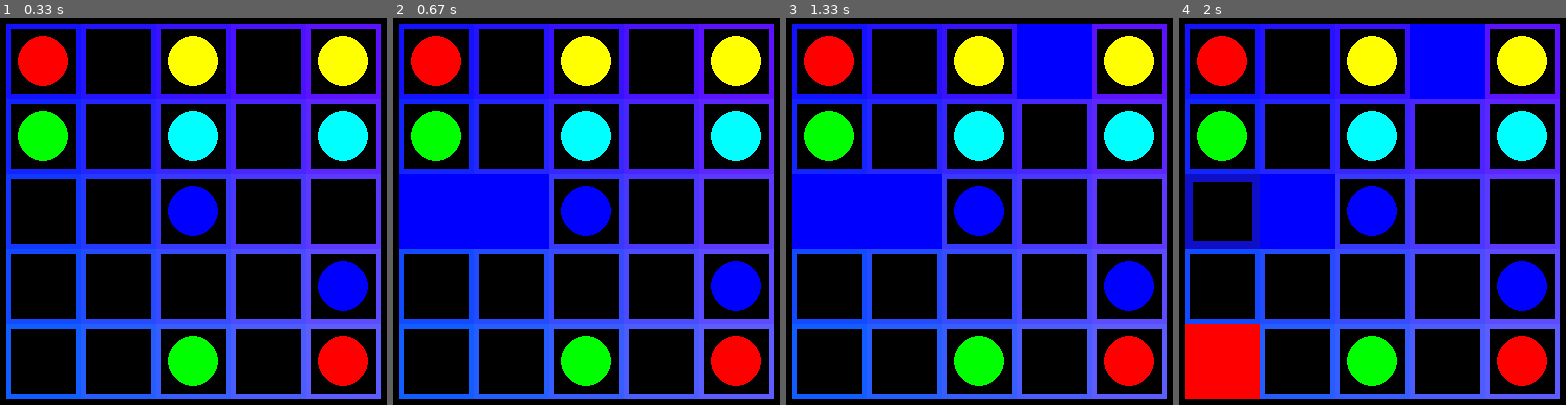
Above: before the commit, frames 1-4 (left to right).
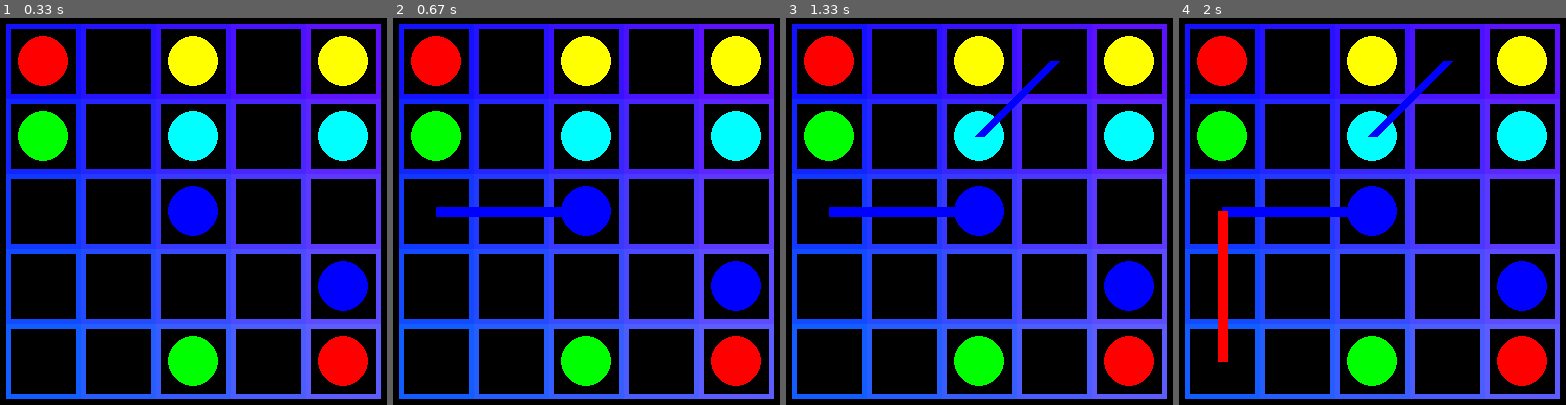
Above: after the commit, the same moments.

Repository: edvinalestig/flow-pygame
Game: pygame game, started from main.py
Same seed, same stepped clock (60 frames per second), same inputs: the game is played once before the commit and once after it.
Inputs (mouse positions are in pixels of both pictures, inside the frame that each line leads up to):
- Up to frame 1 (0.33 s): no input
- Up to frame 2 (0.67 s): press the mouse at (590, 246) at 0.37 s; move the mouse to (524, 230) at 0.47 s; release the mouse at (458, 215) at 0.6 s
- Up to frame 3 (1.33 s): press the mouse at (983, 246) at 0.7 s; move the mouse to (1002, 161) at 0.8 s; release the mouse at (1025, 72) at 0.93 s
- Up to frame 4 (2 s): press the mouse at (1221, 60) at 1.53 s; move the mouse to (1240, 219) at 1.63 s; release the mouse at (1256, 374) at 1.77 s

Frame 1 is identical in both runs. In frame 2, 6.8% of the frame differs, in the area x 1-44%, y 40-60%; in frame 3, 11%; in frame 4, 13%, in the area x 1-80%, y 1-99%.

Commit message:
Game now draws lines instead of filling the tile

Diff:
--- a/main.py
+++ b/main.py
@@ -18,7 +18,6 @@
         self.rectangles = []
         self.statics = []
         self.filledTiles = []
-        # self.mousePressed = False
 
         level = levels.getLevel()
         self.loadLevel(level)
@@ -108,6 +107,20 @@
         self.filledTiles[index] = False
 
 
+    def drawLine(self, tile1, tile2, colour):
+        for array in self.statics:
+            if array[0] == tile2:
+                if array[1] != colour:
+                    return
+        if self.filledTiles[tile2]:
+            return
+
+        tile1Centre = self.centrePoints[tile1]
+        tile2Centre = self.centrePoints[tile2]
+
+        width = 10
+        rect = pygame.draw.line(self.screen, colour, tile1Centre, tile2Centre, width)
+        self.filledTiles[tile2] = True
 
 
 
--- a/mouseManager.py
+++ b/mouseManager.py
@@ -39,7 +39,6 @@
             for i, rect in enumerate(self.game.rectangles):
                 if rect.collidepoint(pos):
                     if i != self.lastSelectedTile:
-                        self.lastSelectedTile = i
                         try:
                             self.game.changedTiles.index(i)
                             return
@@ -49,5 +48,8 @@
 
                         if self.game.dev: print("Tile changed:", i)
 
-                        self.game.fillTile(colour=self.game.selectedColour, index=i)
+                        self.game.drawLine(self.lastSelectedTile, i, self.game.selectedColour)
+
+                        #self.game.fillTile(colour=self.game.selectedColour, index=i)
+                        self.lastSelectedTile = i
                         return
